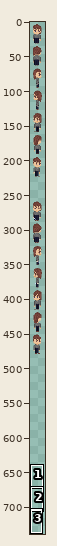
Two states of a pixel-art file, dev/player.aseprite. The picture above shows the old version from afar; the outline marks the close-up.
Close-up. As it was:
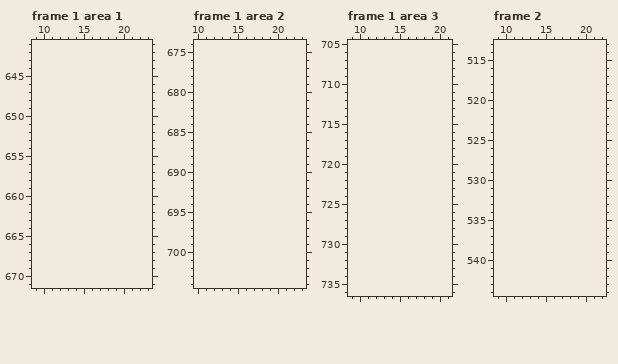
32x512 pixels, 8 frames. Colours within 5 levels of each other are drawn and written as one. Shown: frame 1 area 1: x 9..23, y 641..671; frame 1 area 2: x 10..23, y 674..704; frame 1 area 3: x 9..21, y 705..736; frame 2: x 9..22, y 513..544. The old version is drawn lined up with the new one, on the new canvas. The wide view leaves out empty margins. The commit also changed other frames or places, which this record leaves out.
Now the later version:
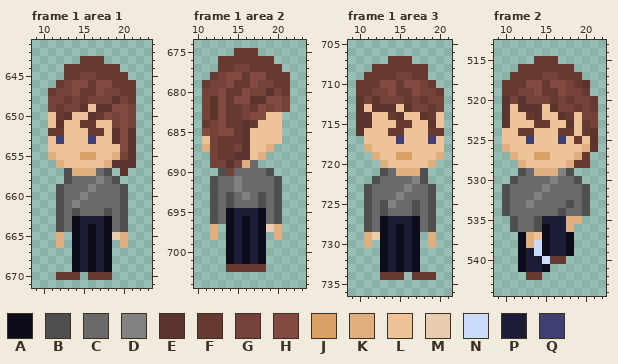
Palette (. is transparent): A #0c0c1b  B #4f4f4f  C #6a6a6a  D #828282  E #5c342d  F #663931  G #754239  H #824a40  J #d9a066  K #e0af80  L #eec39a  M #e9ccb0  N #cbdbfc  P #1c1c36  Q #3f3f74
The author wrote: attack animation
Difference:
canvas 32x512 -> 32x1024
Changed rows in their new state; - is an unchanged pixel.
Frame 1 area 1:
first column x 11:
643 ----FFF----
644 --FFFFFFF--
645 --FFGGFFFF-
646 -FGHHFHHFFF
647 FGGHFFHGGFF
648 GGFGFGGGEGF
649 GFGGELEEHHG
650 LFELLEFHGHG
651 LELLFFLLGHG
652 FFLLLFFLEHE
653 LQLLLQLLEHE
654 LLLLLLLLLHE
655 KLLLJJLLKGE
656 -KLLLLLKEEE
657 --BKKKCB-E-
658 --BCCCDCB--
659 -BCCCDCCCB-
660 -BCCDCCCCB-
661 -BCDCCCCCB-
662 -BCBCCCBCB-
663 -BCAPPPACB-
664 -BCAPAPACB-
665 -K-APAPAMK-
666 -K-APAPA-K-
667 ---APAPA---
668 ---APAPA---
669 ---APAPA---
670 -FFF-FFF---
Frame 1 area 2:
first column x 11:
675 ----FFF----
676 --FFFFFFF--
677 --FFGGFFFF-
678 -FGHHFHHFFF
679 FGGHFFHGGFF
680 GGHFFHGGEGF
681 GEHFHHEEHHG
682 GEHFFGFHGHG
683 GEHFFGHHLL-
684 FGHFFEFLLL-
685 HGHHFELLLL-
686 LGFFFELLLL-
687 KGFFGELLK--
688 -GFFEELK---
689 -GGEGKC----
690 --BGCCCCB--
691 -BCCDCCCCB-
692 -BCCDCCCCB-
693 -BCBCDCBCB-
694 -BCBCCCBCB-
695 -BCAPPPACB-
696 -BCAPAPACB-
697 -K-APAPAMK-
698 -K-APAPA-K-
699 ---APAPA---
700 ---APAPA---
701 ---APAPA---
702 ---FFFFF---
Frame 1 area 3:
first column x 10:
707 ----FFF----
708 --FFFFFFF--
709 -FFFFGGFF--
710 FFFHHFHHGF-
711 FFGGHFFHGGF
712 EGEGGGFGFGG
713 ELEEELEGGFG
714 EELLFELLEFL
715 EELLLFFLLEL
716 ELLLFFLLLFF
717 -LLLLQLLLQL
718 -KLLLLLLLLL
719 --KLLJJLLLK
720 ---KLLLLLK-
721 ---BCKKKB--
722 --BCCCCDB--
723 -BCCCCDCCB-
724 -BCCCDCCCB-
725 -BCBDCCBCB-
726 -BCBCCCBCB-
727 -BCAPPPACB-
728 -BCAPAPACB-
729 -KMAPAPA-K-
730 -K-APAPA-K-
731 ---APAPA---
732 ---APAPA---
733 ---APAPA---
734 ---FFF-FFF-
Frame 2:
first column x 10:
515 ----FFF-----
516 --FFFFFFF---
517 -FFFFGGFFF--
518 FFFHHFHHGFE-
519 FFGGHFFHGGF-
520 EGEGGGFGFGGF
521 ELEEELEGGFGF
522 ELLFELLEFLGG
523 ELLLFFLLELFG
524 LLFFLLLFFLFE
525 LLLQLLLQLFLE
526 KLLLLLLLLLKE
527 -KLLJJLLLKF-
528 --KLLLLLKFF-
529 --BCKKKDB---
530 -BCCCCDCCB--
531 BCCCCDCCCCB-
532 BCCCDCCCCCB-
533 BCCDCCCCBCB-
534 BCCCCCCBCCB-
535 -BCCBPPPKK--
536 -BCCBAPPK---
537 --AKLAPPA---
538 --AKNAPPA---
539 --APNAPPA---
540 --APPNFF----
541 --APPA------
542 ---FF-------
Where, in picture pixels (left, top, right, bottom), the same in both close-ups:
added: (48, 56, 136, 280)
added: (202, 48, 290, 272)
added: (356, 56, 444, 280)
added: (502, 56, 598, 280)
